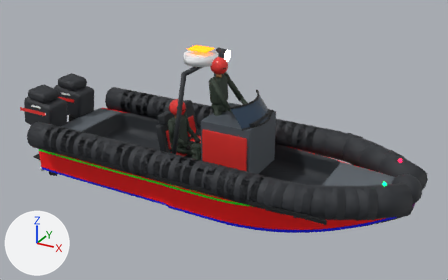
The glTF model Art/Models/Patrol.glb: old version first, new version second.
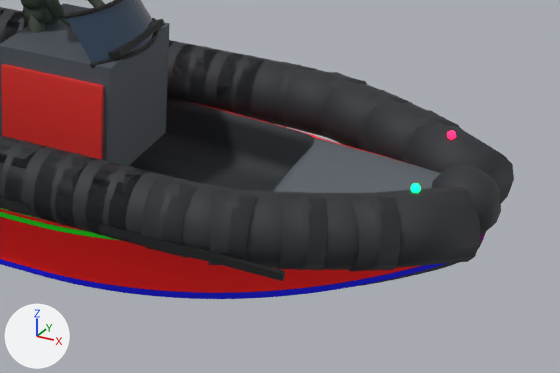
Each version is shown whole from a 50 mm camera at (5.32, -9.52, 5.66) aimed at (0.01, 0.12, 0.84), then close up on the part from 45% to 100% of the width and 36% to 95% of the height. Arrows for +X, +Y and +Z are at lower left; the lights stay in place. The older version's two pictures come first. Vertices at exactly the same position are counted once.

The first close-up shows 'Patrol'.
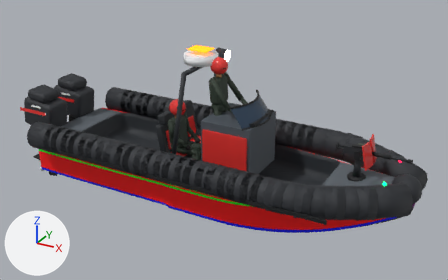
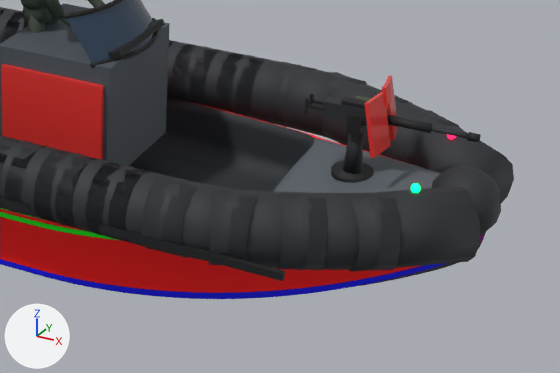
Location of each change, [x1, y1, x2, y2] in pixels of the close-ups (560 x 373 px):
part 1 of me_patrol, added: after [309, 93, 314, 109]
part 2 of me_patrol, added: after [304, 97, 310, 114]
part 3 of me_patrol, added (black): after [331, 161, 374, 183]
part 4 of me_patrol, added: after [346, 125, 367, 136]
part 5 of me_patrol, added: after [346, 113, 362, 134]
part 6 of me_patrol, added: after [341, 96, 367, 109]
part 7 of me_patrol, added (black): after [387, 114, 433, 133]
part 8 of me_patrol, added: after [467, 132, 481, 142]
part 9 of me_patrol, added: after [308, 104, 325, 111]
part 10 of me_patrol, added: after [343, 132, 363, 174]
part 11 of me_patrol, added: after [323, 96, 388, 126]
part 12 of me_patrol, added: after [430, 126, 468, 138]
part 13 of me_patrol, added (mostly hidden): after [355, 96, 372, 101]
part 14 of me_patrol, added (red): after [365, 75, 398, 158]

Diff of the bpy script that builds the scene:
```diff
--- a/Art/Models/Patrol.glb.py
+++ b/Art/Models/Patrol.glb.py
@@ me_patrol @@
-me_patrol.from_pydata(...)  # 20354 vertices, 39832 faces; spans x -4.47..3.82, y -1.5..1.5, z -0.68..2.63
+me_patrol.from_pydata(...)  # 20570 vertices, 40188 faces; spans x -4.47..3.82, y -1.5..1.5, z -0.68..2.63
+# me_patrol part 1: a new loose piece, a box spanning x 2.307..2.332, y 0.035..0.065, z 1.19..1.31, in mat_rubber_151719 (black #151719)
+# me_patrol part 2: a new loose piece, a box spanning x 2.307..2.332, y -0.065..-0.035, z 1.19..1.31, in mat_rubber_151719 (black #151719)
+# me_patrol part 3: a new loose piece, a 14-sided cylinder along z spanning x 2.544..2.856, y -0.16..0.16, z 0.72..0.78, in mat_steel_17191c (black #17191c)
+# me_patrol part 4: a new loose piece, a box spanning x 2.65..2.75, y -0.1..0.1, z 1.115..1.165, in mat_steel_17191c (black #17191c)
+# me_patrol part 5: a new loose piece, a box spanning x 2.65..2.75, y -0.103..-0.078, z 1.13..1.27, in mat_steel_17191c (black #17191c)
+# me_patrol part 6: a new loose piece, a box spanning x 2.58..2.78, y -0.045..0.045, z 1.315..1.345, in mat_steel_17191c (black #17191c)
+# me_patrol part 7: a new loose piece, a 10-sided cylinder along x spanning x 2.91..3.25, y -0.036..0.036, z 1.216..1.284, in mat_steel_17191c (black #17191c)
+# me_patrol part 8: a new loose piece, an 8-sided cut cone along x (radius 0.034 at the low end, 0.03 at the high end) spanning x 3.52..3.6, y -0.034..0.034, z 1.216..1.284, in mat_steel_17191c (black #17191c)
+# me_patrol part 9: a new loose piece, a box spanning x 2.32..2.46, y -0.06..-0.04, z 1.24..1.26, in mat_steel_17191c (black #17191c)
+# me_patrol part 10: a new loose piece, a 12-sided cut cone along z (radius 0.08 at the low end, 0.05 at the high end) spanning x 2.62..2.78, y -0.08..0.08, z 0.77..1.13, in mat_steel_2a2d31 (dark grey #2a2d31)
+# me_patrol part 11: a new loose piece, a box spanning x 2.45..2.91, y -0.05..0.05, z 1.18..1.32, in mat_steel_2a2d31 (dark grey #2a2d31)
+# me_patrol part 12: a new loose piece, an 8-sided cylinder along x spanning x 3.16..3.56, y -0.02..0.02, z 1.23..1.27, in mat_steel_2a2d31 (dark grey #2a2d31)
+# me_patrol part 13: a new loose piece, a box spanning x 2.62..2.82, y 0.09..0.22, z 1.12..1.3, in mat_box_4a5240 (greyish green #4a5240)
+# me_patrol part 14
+# 24 vertices are added at x 2.82..2.98, y -0.31..0.31, z 1.06..1.52
+# 36 new faces join them, mat_paint_e53935 (red #e53935)
+# other edits to the shape of me_patrol do not show in these pictures
 me_patrol.materials.append(mat_liverycruise_ffffff)
@@ me_patrol @@
 me_patrol.materials.append(mat_prop_d0d4d8)
+me_patrol.materials.append(mat_steel_17191c)  # black #17191c
+me_patrol.materials.append(mat_steel_2a2d31)  # dark grey #2a2d31
+me_patrol.materials.append(mat_box_4a5240)  # greyish green #4a5240
+me_patrol.materials.append(mat_chrome_c9a227)  # yellow #c9a227
```
